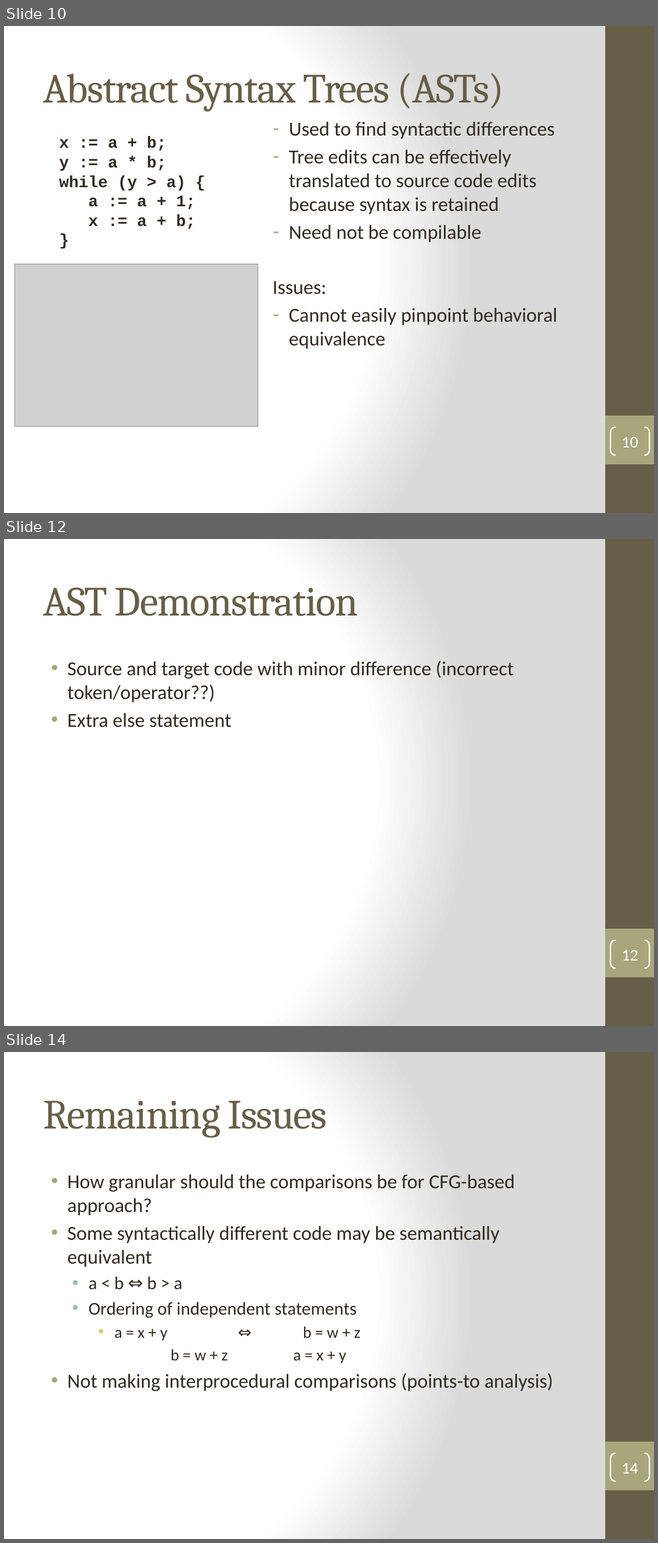
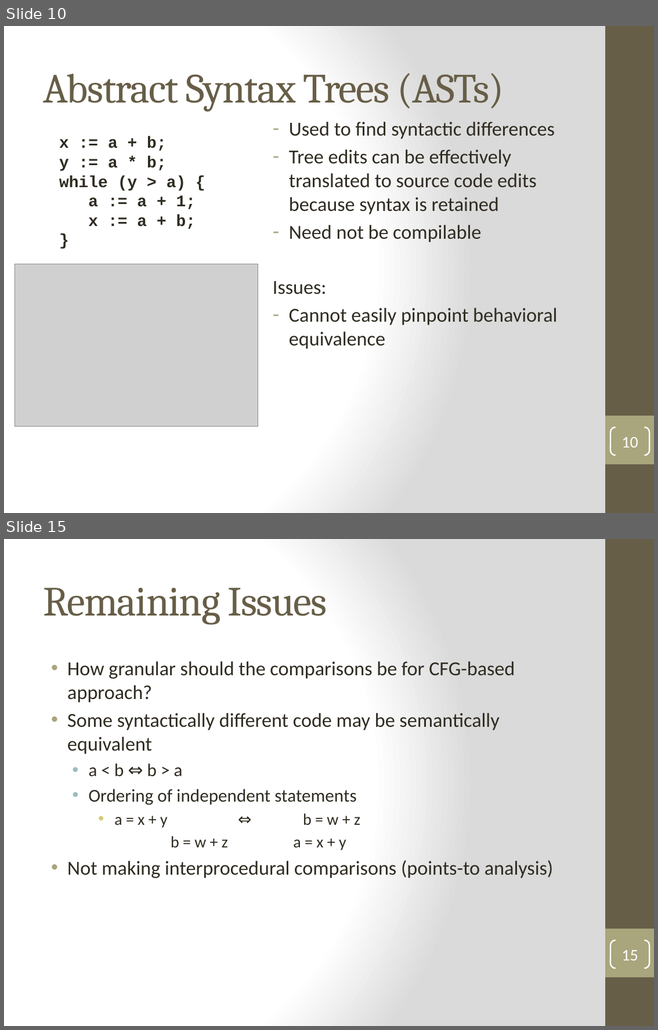
Before and after one commit to SuitAndThai/Graph-Matching, a slide deck: Documents/Winter Presentation.pptx. Shown one above the other, each under a label of ours: slides 10, 12 and 14 before the commit, slides 10 and 15 after it; the slides between them are not shown. The pictures are 658x1543 and 658x1030 pixels, drawn with LibreOffice and Linux fonts; fonts in the diff are those of the drawing; grey boxes stand for pictures. Boxes give left, top, right and bottom in pixels: in the first picture for what was removed or moved away, otherwise in the second. Text is boxed around its words. In the diff, an @@ line names an element or a change of style, - is before the commit and + after.

```diff
--- a/Documents/Winter Presentation.pptx
+++ b/Documents/Winter Presentation.pptx
@@ slide 12 removed at [4, 539, 654, 1026], background gradient #FFFFFF to #DADADA; not listed: 2 template elements that a slide beside it also shows @@
@@ title removed at [43, 587, 358, 616] @@
-AST Demonstration
@@ text removed at [67, 661, 514, 727] @@
-• Source and target code with minor difference (incorrect token/operator??)
-• Extra else statement
@@ page number removed at [610, 940, 649, 968] @@
-12
@@ what was slide 14 is now slide 15 @@
@@ page number at [621, 950, 637, 961]: text changed @@
-14
+15
```
Also in this commit, not shown: 4 slides changed, 3 slides added, 1 other slide removed.
